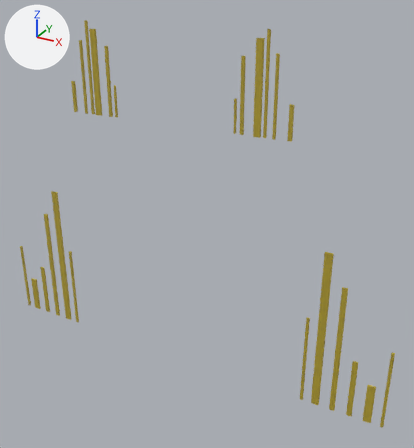
The FBX model Peter/Assets/Models/Environments/Elevator/Raw/Elevator Dekor.fbx: old version first, new version second.
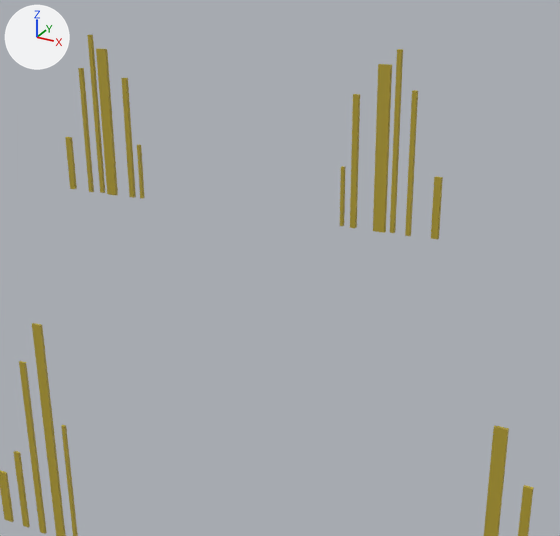
There are two pictures of each version: one whole from a 50 mm lens placed at (2.63, -4.42, 4.07), pointed at (0.28, -0.15, 1.94), one close up on the part from 8% to 88% of the width and 0% to 71% of the height. Arrows for +X, +Y and +Z are at upper left; the lights stay in place.

In view in the first close-up: 'Elevator Dekor left', 'Elevator Dekor right', 'Elevator Dekor top left', 'Elevator Dekor top right'.
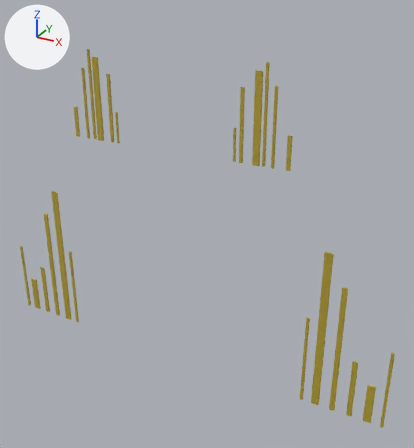
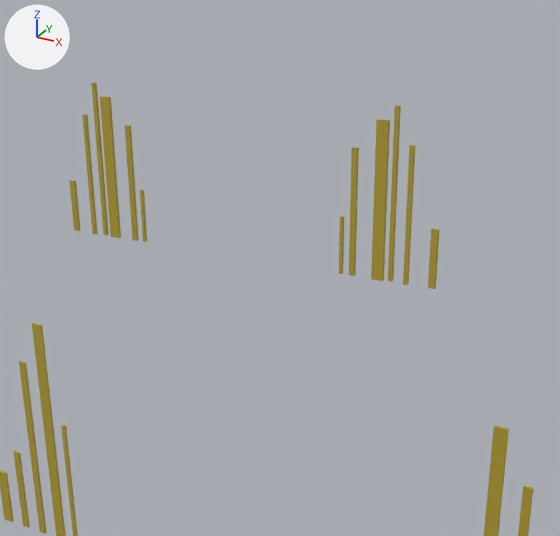
Commit message: elevator stuff

Where the newer file only moved an object's origin or applied its transform, the numbers keep the older frame.

The change, as a diff of the scene's bpy script:
```diff
--- a/Peter/Assets/Models/Environments/Elevator/Raw/Elevator Dekor.fbx.py
+++ b/Peter/Assets/Models/Environments/Elevator/Raw/Elevator Dekor.fbx.py
@@ me_cube_010 @@
 me_cube_010.from_pydata(...)  # 48 vertices, 36 faces; spans x -1.103..-0.597, y -0.263..-0.243, z 2.852..3.682
 # used by ob_elevator_dekor_top_left; location = (0.0, 0.0, 0.0)
+# me_cube_010 part 2: the whole mesh is moved by (0.0, 0.0, -0.241)
 me_cube_010.materials.append(mat_gold)
@@ me_cube_009 @@
 me_cube_009.from_pydata(...)  # 48 vertices, 36 faces; spans x 0.59..1.097, y -0.263..-0.243, z 2.852..3.682
 # used by ob_elevator_dekor_top_right; location = (0.0, 0.0, 0.0)
+# me_cube_009 part 1: the whole mesh is moved by (0.0, 0.0, -0.241)
 me_cube_009.materials.append(mat_gold)
```

What differs and where, as boxes (x1, y1, x2, y2) in the close-ups (560 x 536 px):
'Elevator Dekor top right', mesh moved: before (340, 49, 443, 239); after (339, 105, 440, 289)
'Elevator Dekor top left', mesh moved: before (65, 35, 145, 199); after (69, 83, 147, 242)
